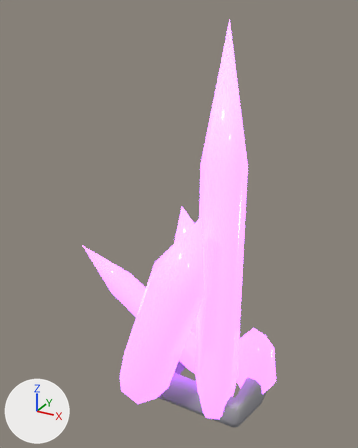
Renders of the glTF model game/voxario/Eryndor/Assets/Models/nature/umbrium.glb from each side of a commit.
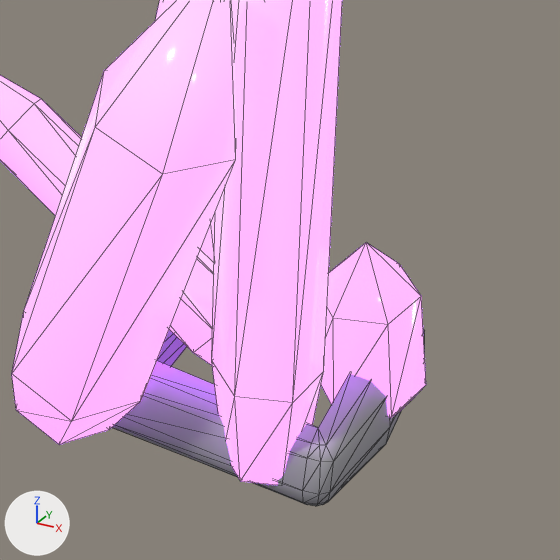
There are two pictures of each version: one whole from a 50 mm camera at (1.39, -3.12, 2.92) aimed at (-0.33, 0.01, 1.36), one close up on the part from 32% to 91% of the width and 53% to 100% of the height. Lighting does not change. The marker at lower left points along +X, +Y and +Z. The last two pictures show the newer version. The close-ups show mesh edges as thin lines.

In view in the first close-up: 'Crystals'.
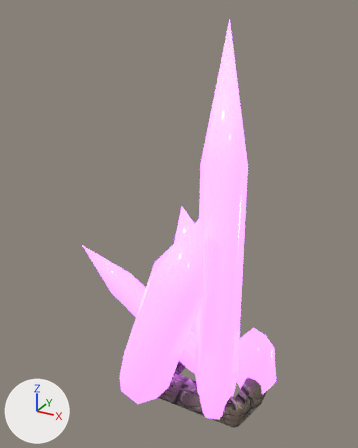
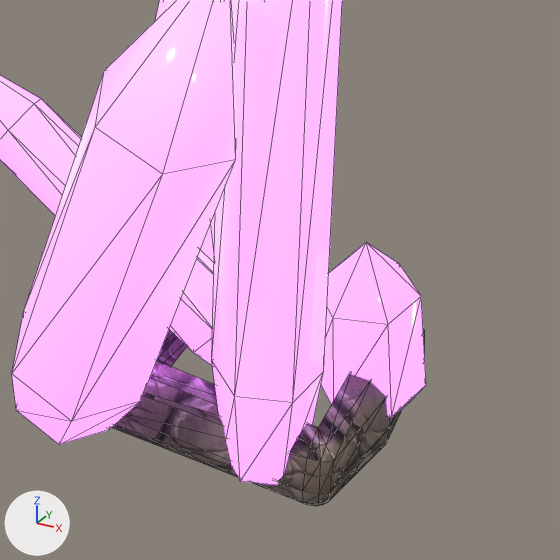
Location of each change, (x1, y1, x2, y2) in pixels of the close-ups (560 x 560 px; the box of a moved part takes in the faces that stretch with it):
'Crystals', surface changed, reshaped (darker)
    both: (0, 0, 426, 506)
part 1 of me_crystals, moved or reshaped (mostly hidden)
    both: (112, 329, 327, 506)
part 2 of me_crystals, recoloured (darker)
    both: (115, 329, 425, 504)

The change, as a list of edits to the scene's bpy script:
```text
Add img_image_0:
    img_image_0 = load_image('Image_0', '_unpacked/Image_0', 512, 512, 'sRGB')
Change mat_stone:
    add n3 = _N.new('ShaderNodeMix'); n3.name = 'Mix'
    add n3.data_type = 'RGBA'
    add n3.blend_type = 'MULTIPLY'
    add n3.inputs[0].default_value = 1.0  # 'Factor'
    add n4 = _N.new('ShaderNodeTexImage'); n4.name = 'Image Texture'
    add n4.image = img_image_0
    where n2 = _N.new('ShaderNodeVertexColor'); n2.name = 'Color Attribute'
    where n0 = _N.new('ShaderNodeBsdfPrincipled'); n0.name = 'Principled BSDF'
    remove _L.new(n2.outputs[0], n0.inputs[0])  # 'Color' to 'Base Color'
    add _L.new(n3.outputs[2], n0.inputs[0])  # 'Result' to 'Base Color'
    add _L.new(n2.outputs[0], n3.inputs[7])  # 'Color' to 'B'
    add _L.new(n4.outputs[0], n3.inputs[6])  # 'Color' to 'A'
Change me_crystals:
    where me_crystals.from_pydata(...)  # 234 vertices, 396 faces; spans x -1.31..0.52, y -0.67..0.6, z -0.19..2.86
    used by ob_crystals; location = (0.0, 0.0, 0.0)
    me_crystals part 1: 21 of 234 vertices moved; they spanned x -0.39..0.41, y -0.33..0.34, z -0.17..-0.11 and now span x -0.39..0.41, y -0.33..0.34, z -0.17..-0.11; mean shift (0.0, 0.0, 0.0); largest move (0.33, -0.33, -0.12) -> (-0.37, 0.31, -0.12)
    me_crystals part 2: 97 kept faces spanning x -0.44..0.46, y -0.37..0.41, z -0.14..0.19 get new vertex colours; the middle colour goes from grey #adabb0 to white #f6f6f8
```
